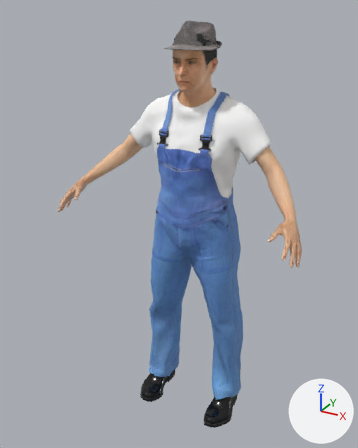
A saved change to the glTF model showcase/people/aldo.glb.
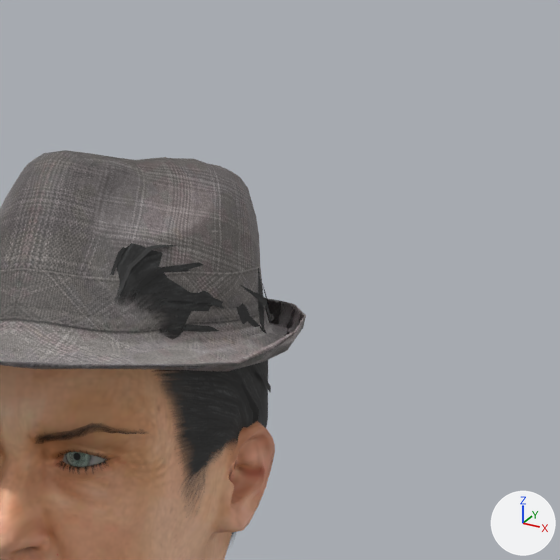
Old and new are each drawn whole from a 50 mm lens placed at (0.887, -1.786, 1.768), pointed at (-0.044, -0.093, 0.922) and again close up on the part from 50% to 72% of the width and 0% to 17% of the height. The axes (+X, +Y, +Z) are drawn at lower right. The lights are the same throughout. The last two pictures show the newer version. Vertices at exactly the same position are counted once.

Script lines for the objects in view, before the commit:
```python
me_base_002 = bpy.data.meshes.new('base.002')
me_base_002.from_pydata(...)  # 8428 vertices, 16768 faces; spans x -0.527..0.527, y -0.336..0.051, z 0.954..1.698
me_base_002.materials.append(mat_human_body)  # picture img_old_lightskinned_male_diffuse
me_fedora_001 = bpy.data.meshes.new('fedora.001')
me_fedora_001.from_pydata(...)  # 634 vertices, 1244 faces; spans x -0.094..0.093, y -0.19..0.078, z 1.622..1.721
me_fedora_001.materials.append(mat_human_fedora01)
me_short04_001 = bpy.data.meshes.new('short04.001')
me_short04_001.from_pydata(...)  # 865 vertices, 1050 faces; spans x -0.076..0.077, y -0.139..0.058, z 1.502..1.702
me_short04_001.materials.append(mat_human_short04)  # picture img_short04_diffuse
ob_human_export = bpy.data.objects.new('Human_export', me_base_002)
ob_human_export.location = (0.0, 0.0, 0.0)
ob_human_fedora01_export = bpy.data.objects.new('Human.fedora01_export', me_fedora_001)
ob_human_fedora01_export.location = (0.0, 0.0, 0.0)
ob_human_short04_export = bpy.data.objects.new('Human.short04_export', me_short04_001)
ob_human_short04_export.location = (0.0, 0.0, 0.0)
```
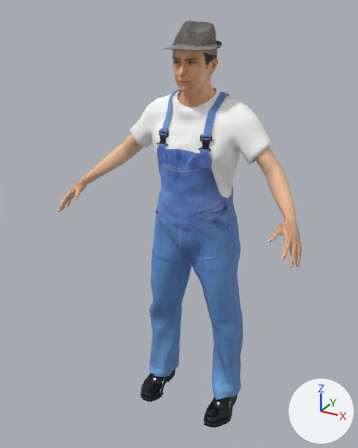
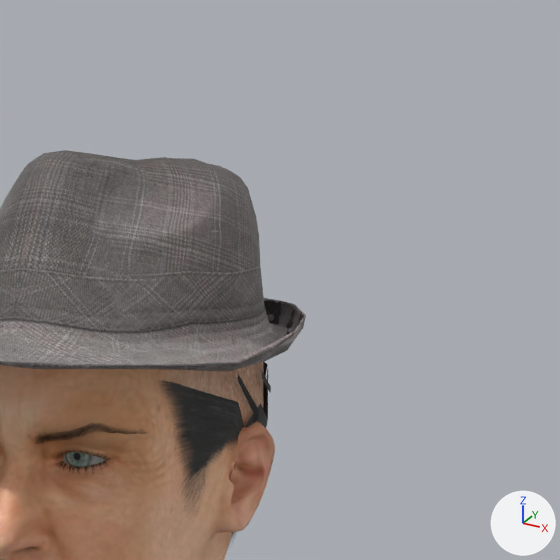
Location of each change, (x1, y1, x2, y2) in pixels of the close-ups (560 x 560 px):
'Human.short04_export', reshaped: before (110, 243, 272, 537); after (162, 361, 271, 537)
part 1 of me_short04_001, deleted: before (151, 294, 266, 333)
part 2 of me_short04_001, deleted: before (131, 262, 272, 325)
part 3 of me_short04_001, deleted: before (110, 243, 269, 419)

What the commit changed:
me_short04_001 is used by ob_human_short04_export; location (0.0, 0.0, 0.0).
me_short04_001 had 865 vertices, 1050 faces and spanned x -0.076..0.077, y -0.139..0.058, z 1.502..1.702.
me_short04_001 now has 436 vertices, 498 faces and spans x -0.076..0.077, y -0.129..0.058, z 1.502..1.694.
me_short04_001 part 1: the loose piece of 16 vertices spanning x 0.046..0.074, y -0.127..-0.004, z 1.622..1.658 is deleted.
me_short04_001 part 2: the loose piece of 16 vertices spanning x 0.043..0.071, y -0.128..0.003, z 1.638..1.67 is deleted.
me_short04_001 part 3: 397 vertices removed from x -0.074..0.073, y -0.139..0.055, z 1.622..1.702.
